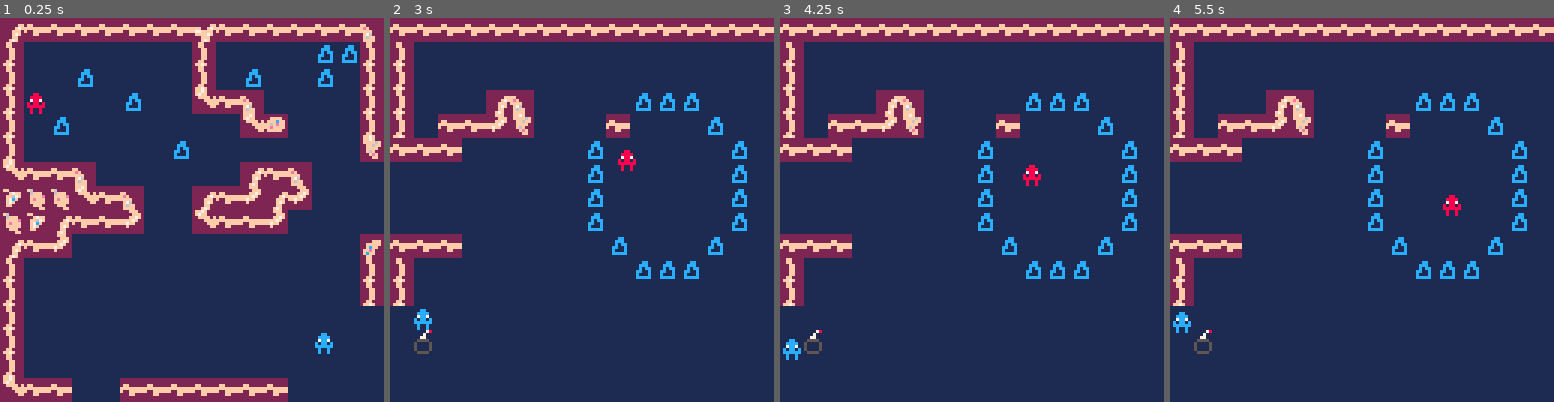
Above: before the commit, frames 1-4 (left to right).
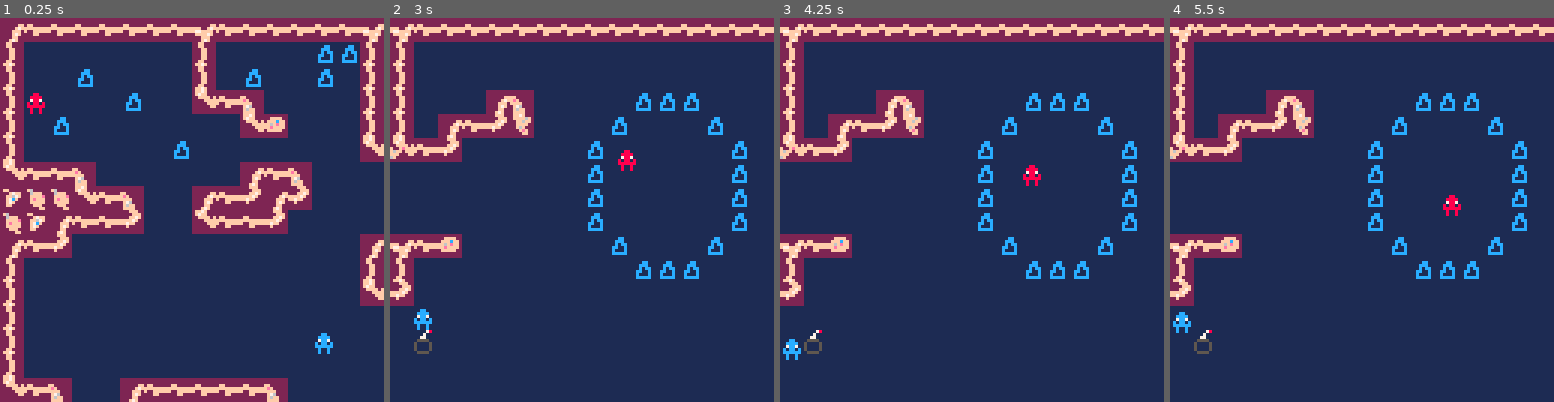
Above: after the commit, the same moments.

Repository: s-france/pico8GameS
Game: PICO-8 cartridge squid.p8
Two runs of this game, one before a commit and one after it. Both use one fixed random seed, a clock stepped at 60 frames per second and the inputs below.
Inputs:
- Up to frame 1 (0.25 s): no input
- Up to frame 2 (3 s): tap X (X key) at 0.33, 1.07, 1.85, 2.97 s; tap O (Z key) at 0.7, 1.7, 2.1, 2.5, 2.9 s; hold Right 1.6-2.1 s; hold Up 2.15-2.42 s; hold Right from 2.47 s (still down)
- Up to frame 3 (4.25 s): release Right at 3.03 s; hold Left 3.08-3.58 s; tap O (Z key) at 3.3, 3.7, 4.1 s; hold Down 3.63-3.97 s; hold Right from 4.02 s (still down); tap X (X key) at 4.08 s
- Up to frame 4 (5.5 s): tap O (Z key) at 4.5, 4.9, 5.3 s; release Right at 4.68 s; hold Up 4.73-5.03 s; hold Left from 5.08 s (still down); tap X (X key) at 5.2 s

The runs differ from the first frame. In frame 1, 1.0% of the frame differs, in the area x 12-100%, y 1-100%; in frame 2, 1.3%, in the area x 0-63%, y 1-75%; in frame 3, 1.3%; in frame 4, 1.3%.

Commit message:
Update squid.p8

Diff:
--- a/squid.p8
+++ b/squid.p8
@@ -94,7 +94,7 @@
 function move_player()
  //debug
 	//print(collisions(player.x, player.y))
-
+	player.sprite = 2
 	// player change in distance
 	player.dx = 0
 	player.dy = 0
@@ -539,14 +539,14 @@
 0070070011c111c10cccccc011111111222ff222222222ff222ff22222f222222222f7f22f7622220888888022f7f22222fffff22fffff222ffef222222fef22
 0000000011ccccc100c00c0011111111222222222222222222ff2222222222222222ff222f6ff2220080080022ff2222222fff22222222222fcff2222222ff22
 000000001111111100c00c001111111122222222222222222ff7f22222222222222f7f222ffff222008008002222222222222ff22222222222ff222222222222
-22222222000222200000078000000760161111160000000000000000000000000000000000000000000000000000000000000000000000000000000000000000
-2222222200222200000070000000700061c161610545545000000000000000000000000000000000000000000000000000000000000000000000000000000000
-222222ff00c2c200000770000007700016116c114545545400000000000000000000000000000000000000000000000000000000000000000000000000000000
-fff22f7f03fff230005555000055550011c116c1555aa55500000000000000000000000000000000000000000000000000000000000000000000000000000000
-f77ffff203333330051111500511115061111111454aa45400000000000000000000000000000000000000000000000000000000000000000000000000000000
-2ffff7f20f3333f005111150051111501116c1614545545400000000000000000000000000000000000000000000000000000000000000000000000000000000
-222fff220f5555f00511115005111150611111114545545400000000000000000000000000000000000000000000000000000000000000000000000000000000
-222f7f2200500500005555000055550016c611614545545400000000000000000000000000000000000000000000000000000000000000000000000000000000
+2222222200022220000007800000076016111116000000002ff7f222222222220000000000000000000000000000000000000000000000000000000000000000
+2222222200222200000070000000700061c16161054554502f7ff222222222220000000000000000000000000000000000000000000000000000000000000000
+222222ff00c2c200000770000007700016116c114545545422ffff2f22fffff20000000000000000000000000000000000000000000000000000000000000000
+fff22f7f03fff230005555000055550011c116c1555aa555f22fefff2ffffeff0000000000000000000000000000000000000000000000000000000000000000
+f77ffff203333330051111500511115061111111454aa454f6ff2fff2ffef6ff0000000000000000000000000000000000000000000000000000000000000000
+2ffff7f20f3333f005111150051111501116c16145455454fff222ff2ffcfff20000000000000000000000000000000000000000000000000000000000000000
+222fff220f5555f0051111500511115061111111454554546f22222222ffff220000000000000000000000000000000000000000000000000000000000000000
+222f7f2200500500005555000055550016c611614545545422222222222222220000000000000000000000000000000000000000000000000000000000000000
 00000000000000000000000000000000000000000000000000000000000000000000000000000000000000000000000000000000000000000000000000000000
 00000000000000000000000000000000000000000000000000000000000000000000000000000000000000000000000000000000000000000000000000000000
 00000000000000000000000000000000000000000000000000000000000000000000000000000000000000000000000000000000000000000000000000000000
@@ -660,38 +660,38 @@
 50404040404040404040404040404040404040404040404040404040404040404040404040404040404040404040404040404040404040404040404040404040
 40404040404040404040404040404040404040404040404040404040404040404040404040404040404040404040404040404040404040404040404040404070
 __gff__
-0003000001010101010100010101010101000000000000000000000000000000000000000000000000000000000000000000000000000000000000000000000000000000000000000000000000000000000000000000000000000000000000000000000000000000000000000000000000000000000000000000000000000000
+0003000001010101010100010101010101000000000501010000000000000000000000000000000000000000000000000000000000000000000000000000000000000000000000000000000000000000000000000000000000000000000000000000000000000000000000000000000000000000000000000000000000000000
 0000000000000000000000000000000000000000000000000000000000000000000000000000000000000000000000000000000000000000000000000000000000000000000000000000000000000000000000000000000000000000000000000000000000000000000000000000000000000000000000000000000000000000
 __map__
-0804040404040404100404040404040904040404040404040404040404040404040404040404040404040404040404040404040404040404040404040404040404040404040404040404040404040404040404040404040404040404040404040404040404040404040404040404040404040404040404040404040404040409
+0804040404040404100404040404041010040404040404040404040404040404040404040404040404040404040404040404040404040404040404040404040404040404040404040404040404040404040404040404040404040404040404040404040404040404040404040404040404040404040404040404040404040409
 0603030303030303060303030301010606030303030303030303030303030303030303030303040403030303030304040404040404030303030303030303030303030303030303030303030303030304040303030303030303030303030303030303030303030303030303030303030303030303030304040403030303030306
 0603030103030303060301030301030606030303030303030303030303030303030303030303030303030303030303030303030303030303030303030303030303030303030303030303030303030303030303030303030303030303030303030303030303030303030303030303030303030303030303030303030303030306
 0603030303010303050409030303030606030303080903030303010101030303030303030303030303030303030303030303030303030303030303030303030303030303030303030303030303030303030303030303030303030303030303030303030303030303030303030303030303030303030303030303030303030306
-06030103030303030303050d0303030606030404070f03030304030303010303030303030303030303030303030303030303030303030303030303030303030303030303030303030303030303030303030303030303030303030303030303030303030303030303030303030303030303030303030303030303030303030306
-0603030303030301030303030303030f04040403030303030103030303030103030303030303030303030303030303030303030303030303030303030303030303030303030303030303030303030303030303030303030303030303030303030303030303030303030303030303030303030303030303030303030303030306
+06030103030303030303050d0303030606030804070f03030301030303010303030303030303030303030303030303030303030303030303030303030303030303030303030303030303030303030303030303030303030303030303030303030303030303030303030303030303030303030303030303030303030303030306
+0603030303030301030303030303030516040703030303030103030303030103030303030303030303030303030303030303030303030303030303030303030303030303030303030303030303030303030303030303030303030303030303030303030303030303030303030303030303030303030303030303030303030306
 0504040903030303030308040903030303030303030303030103030303030103030303030303030303030303030303030303030303030303030303030303030303030303030303030303030303030303030303030303030303030303030303030303030303030303030303030303030303030303030303030303030303030306
 0b0c0c0504090303080407080703030303030303030303030103030303030103030303030303030303030303030303030303030303030303030303030303030303030303030303030303030303030303030303030303030303030303030303030303030303030303030303030303030303030303030303030303030303030306
 0c0b080404070303050404070303030303030303030303030103030303030103030303030303030303030303030303030303030303030303030303030303030303030303030303030303030303030303030303030303030303030303030303030303030303030303030303030303030303030303030303030303030303030306
-0804070303030303030303030303030e04040403030303030301030303010303030303030303030303030303030303030303030303030303030303030303030303030303030303030303030303030303030303030303030303030303030303030303030303030303030303030303030303030303030303030303030303030306
-0603030303030303030303030303030606030303030000000303010101030303030303030303030303030303030303030303030303030303030303030303030303030303030303030303030303030303030303030303030303030303030303030303030303030303030303030303030303030303030303030303030303030306
-0603030303030303030303030303030606030303030000000303030303030303030303030303030303030303030303030303030303030303030303030303030303030303030303030303030303030303030303030303030303030303030303030303030303030303030303030303030303030303030303030303030303030306
-0603030303030303030303030303030303030303030303030303030303030303030303030303030303030303030303030303030303030303030303030303030303030303030303030303030303030303030303030303030303030303030303030303030303030303030303030303030303030303030303030303030303030306
-0603030303030303030303030303030303030303030303030303030303030303030303030303030303030303030303030303030303030303030303030303030303030303030303030303030303030303030303030303030303030303030303030303030303030303030303030303030303030303030303030303030303030306
-0603030303030303030303030303030303030303030303030303030303030303030303030303030303030303030303030303030303030303030303030303030303030303030303030303030303030303030303030303030303030303030303030303030303030303030303030303030303030303030303030303030303030306
-0504040303040404040404040303030303030303030303030303030303030303030303030303030303030303030303030303030303030303030303030303030303030303030303030303030303030303030303030303030303030303030303030303030303030303030303030303030303030303030303030303030303030306
-0604040303040404040404040303030303030303030303030303030303030303030303030303030303030303030303030303030303030303030303030303030303030303030303030303030303030303030303030303030303030303030303030303030303030303030303030303030303030303030303030303030303030306
-0603030303030303030303030303030303030303030303030303030303030303030303030303030303030303030303030303030303030303030303030303030303030303030303030303030303030303030303030303030303030303030303030303030303030303030303030303030303030303030303030303030303030306
-0603030303030303030303030303030303030303030303030303030303030303030303030303030303030303030303030303030303030303030303030303030303030303030303030303030303030303030303030303030303030303030303030303030303030303030303030303030303030303030303030303030303030306
-0603030301030303010303030303030303030303030303040404030404040403030303030303030303030303030303030303030303030303030303030303030303030303030303030303030303030303030303030303030303030303030303030303030303030303030303030303030303030303030303030303030303030306
-0603030303030103030303030303030303030303030303040101010101010403030303030303030303030303030303030303030303030303030303030303030303030303030303030303030303030303030303030303030303030303030303030303030303030303030303030303030303030303030303030303030303030306
-0603030103030303030303030303030303030303030303040101010101010403030303030303030303030303030303030303030303030303030303030303030303030303030303030303030303030303030303030303030303030303030303030303030303030303030303030303030303030303030303030303030303030306
-0603030303030303030303030303030303030303030303040101010101010303030303030303030303030303030303030303030303030303030303030303030303030303030303030303030303030303030303030303030303030303030303030303030303030303030303030303030303030303030303030303030303030306
-0603030303030303010303030303030303030303030303030101011501010403030303030303030303030303030303030303030303030303030303030303030303030303030303030303030303030303030303030303030303030303030303030303030303030303030303030303030303030303030303030303030303030306
-0603030303030303030303030303030303030303030303040101010101010403030303030303030303030303030303030303030303030303030303030303030303030303030303030303030303030303030303030303030303030303030303030303030303030303030303030303030303030303030303030303030303030306
-0603030303030303030303030303030303030303030303040101010101010403030303030303030303030303030303030303030303030303030303030303030303030303030303030303030303030303030303030303030303030303030303030303030303030303030303030303030303030303030303030303030303030306
-0603030303030303030303030303030303030303030303040404040304040403030303030303030303030303030303030303030303030303030303030303030303030303030303030303030303030303030303030303030303030303030303030303030303030303030303030303030303030303030303030303030303030306
-0603030303030303030303030303030303030303030303030303030303030303030303030303030303030303030303030303030303030303030303030303030303030303030303030303030303030303030303030303030303030303030303030303030303030303030303030303030303030303030303030303030303030306
-0603030303030303030303030303030303030303030303030303030303030303030303030303030303030303030303030303030303030303030303030303030303030303030303030303030303030303030303030303030303030303030303030303030303030303030303030303030303030303030303030303030303030306
-0603030303030303030303030303030303030303030303030303030303030303030303030303030303030303030303030303030303030303030303030303030303030303030303030303030303030303030303030303030303030303030303030303030303030303030303030303030303030303030303030303030303030306
-0603030303030303030303030303030303030303030303030303030303030303030303030303030303030303030303030303030303030303030303030303030303030303030303030303030303030303030303030303030303030303030303030303030303030303030303030303030303030303030303030303030303030306
-0603030303030303030303030303030303030303030303030303030303030303030303030303030303030303030303030303030303030303030303030303030303030303030303030303030303030303030303030303030303030303030303030303030303030303030303030303030303030303030303030303030303030306
+0804070303030303030303030303030810040d03030303030301030303010303030303030303030303030303030303030303030303030303030303030303030303030303030303030303030303030303030303030303030303030303030303030303030303030303030303030303030303030303030303030303030303030306
+0603030303030303030303030303030606030303030303030303010101030303030303030303030303030303030303030303030303030303030303030303030303030303030303030303030303030303030303030303030303030303030303030303030303030303030303030303030303030303030303030303030303030306
+0603030303030303030303030303030507030303030303030303030303030303030303030303030303030303030303030303030303030303030303030303030303030303030303030303030303030303030303030303030303030303030303030303030303030303030303030303030303030303030303030303030303030306
+0603030303030303030303030303030303030303030303030303030303030303030303030303030303030303030303030303030303030303030303030303030303030303030303030303030303030303030303030303030303030303030303030303030303030303030303030303030303030303030303030303030303030306
+0603030303030303030303030303030303030303030303030303030303030303030303030303030303030303030303030303030303030303030303030303030303030303030303030303030303030303030303030303030303030303030303030303030303030303030303030303030303030303030303030303030303030306
+0603030303030303030303030303030303030303030303030303030303030303030303030303030303030303030303030303030303030303030303030303030303030303030303030303030303030303030303030303030303030303030303030303030303030303030303030303030303030303030303030303030303030306
+0504090303080404040404090303030303030303030303030303030303030303030303030303030303030303030303030303030303030303030303030303030303030303030303030303030303030303030303030303030303030303030303030303030303030303030303030303030303030303030303030303030303030306
+0804070303050404040404070303030303030303030303030303030303030303030303030303030303030303030303030303030303030303030303030303030303030303030303030303030303030303030303030303030303030303030303030303030303030303030303030303030303030303030303030303030303030306
+0603030303030303030303030303030303030303030303030303030303030303030303030303030303030303030303030303030303030303030303030303030303030303030303030303030303030303030303030303030303030303030303030303030303030303030303030303030303030303030303030303030303030306
+0603030303030303030303030303030303030303030303030303030303030303030303030303030303030303030303030303030303030303030303030303030303030303030303030303030303030303030303030303030303030303030303030303030303030303030303030303030303030303030303030303030303030306
+060303030103030301030303030303030303030308040d031704040903030303030303030303030303030303030303030303030303030303030303030303030303030303030303030303030303030303030303030303030303030303030303030303030303030303030303030303030303030303030303030303030303030306
+0603030303030103030303030303030303030303060101010101010603030303030303030303030303030303030303030303030303030303030303030303030303030303030303030303030303030303030303030303030303030303030303030303030303030303030303030303030303030303030303030303030303030306
+0603030103030303030303030303030303030303060101010101010f03030303030303030303030303030303030303030303030303030303030303030303030303030303030303030303030303030303030303030303030303030303030303030303030303030303030303030303030303030303030303030303030303030306
+06030303030303030303030303030303030303030f0101010101010303030303030303030303030303030303030303030303030303030303030303030303030303030303030303030303030303030303030303030303030303030303030303030303030303030303030303030303030303030303030303030303030303030306
+0603030303030303010303030303030303030303030101011501010e03030303030303030303030303030303030303030303030303030303030303030303030303030303030303030303030303030303030303030303030303030303030303030303030303030303030303030303030303030303030303030303030303030306
+06030303030303030303030303030303030303030e0101010101010603030303030303030303030303030303030303030303030303030303030303030303030303030303030303030303030303030303030303030303030303030303030303030303030303030303030303030303030303030303030303030303030303030306
+0603030303030303030303030303030303030303060101010101010603030303030303030303030303030303030303030303030303030303030303030303030303030303030303030303030303030303030303030303030303030303030303030303030303030303030303030303030303030303030303030303030303030306
+06030303030303030303030303030303030303030504040d0317040703030303030303030303030303030303030303030303030303030303030303030303030303030303030303030303030303030303030303030303030303030303030303030303030303030303030303030303030303030303030303030303030303030306
+0603030303030303030303030303030303030303030303030303030303030303030303030303030303030303030303030303030303030303030303030303030303030303030303030303030303030303030303030303030303030303030303030303030303030303030303030303030303030303030303030303030303030306
+0603030303030303030303030303030303030303030303030303030303030303030303030303030303030303030303030303030303030303030303030303030303030303030303030303030303030303030303030303030303030303030303030303030303030303030303030303030303030303030303030303030303030306
+0603030303030303030303030303030303030303030303030303030303030303030303030303030303030303030303030303030303030303030303030303030303030303030303030303030303030303030303030303030303030303030303030303030303030303030303030303030303030303030303030303030303030306
+0603030303030303030303030303030303030303030303030303030303030303030303030303030303030303030303030303030303030303030303030303030303030303030303030303030303030303030303030303030303030303030303030303030303030303030303030303030303030303030303030303030303030306
+0603030303030303030303030303030303030303030303030303030303030303030303030303030303030303030303030303030303030303030303030303030303030303030303030303030303030303030303030303030303030303030303030303030303030303030303030303030303030303030303030303030303030306
